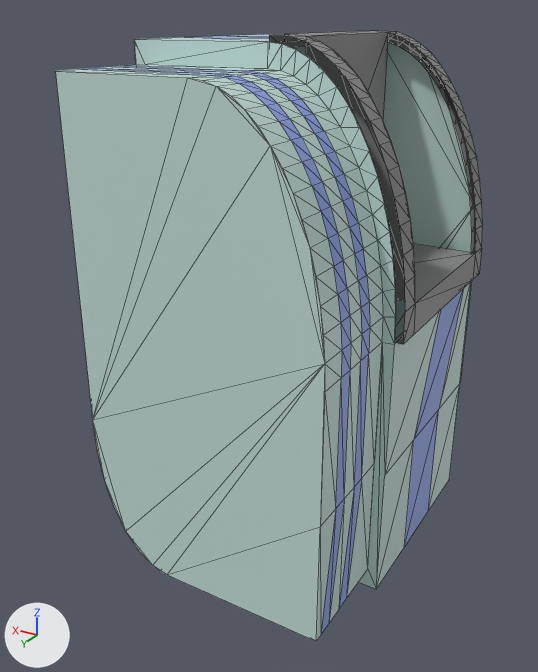
What one commit did to the glTF model static/models/konyaGencKart/3D_Ekran_Bina.glb.
Both versions are drawn from a 50 mm camera at (-6.09, 8.3, 5.1) aimed at (0.2, -2.2, -0.15). Arrows for +X, +Y and +Z are at lower left; the lights stay in place. Mesh edges are drawn as thin lines. Where no turn or scale is listed for an object, it has been applied to the vertices.

Names of what the first picture shows: '8B8B8BFF', '90A6E7FF', 'C5DFD9FF'.
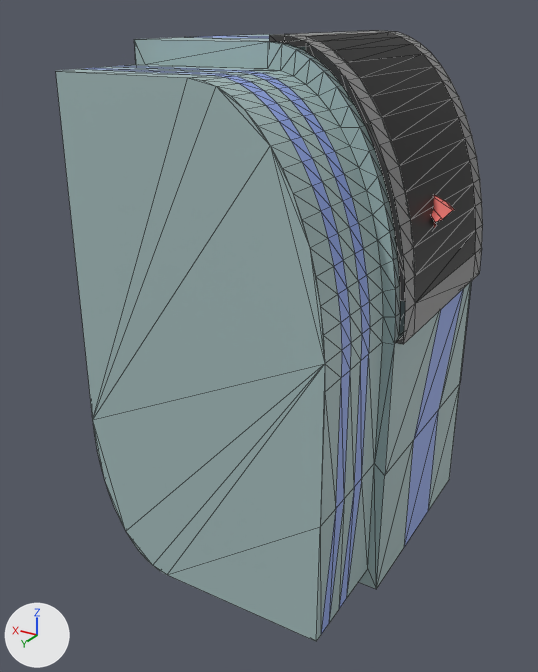
The newer file is also rescaled (x0.75), turned or shifted as a whole; pictures and numbers use the older file's frame.

The change, as a diff of the scene's bpy script:
```diff
--- a/static/models/konyaGencKart/3D_Ekran_Bina.glb.py
+++ b/static/models/konyaGencKart/3D_Ekran_Bina.glb.py
@@ mat_material_001 @@
 mat_material_001 = principled_material('Material.001')
-mat_material_001.base_color = (0.558, 0.738, 0.694)  # light grey #c5dfd9
+mat_material_001.base_color = (0.369, 0.498, 0.498)  # grey #a4bbbb
@@ mat_material_004 @@
+mat_material_004 = principled_material('Material.004')
+mat_material_004.base_color = (1.0, 0.226, 0.2)  # red #ff837c
@@ mat_material @@
+mat_material = principled_material('Material')
+mat_material.base_color = (0.0, 0.0, 0.0)  # black #000000
@@ me_plane @@
+me_plane.from_pydata(...)  # 20 vertices, 36 faces; spans x -0.572..0.341, y -0.23..0.233, z -0.537..0.263
+me_plane.materials.append(mat_material_004)  # red #ff837c
@@ me_cube_002 @@
+me_cube_002.from_pydata(...)  # 28 vertices, 26 faces; spans x -2.25..-0.26, y -3.69..-0.61, z 0.32..4.1
+me_cube_002.materials.append(mat_material)  # black #000000
@@ ob_e7e7e7ff @@
+ob_e7e7e7ff = bpy.data.objects.new('E7E7E7FF', me_plane)
+ob_e7e7e7ff.location = (-2.09, -3.08, 2.39)
@@ ob_8b8b8bff_001 @@
+ob_8b8b8bff_001 = bpy.data.objects.new('8B8B8BFF.001', me_cube_002)
+ob_8b8b8bff_001.location = (-0.25, -1.45, 0.72)
```

Location of each change, (x1, y1, x2, y2) in pixels of the pictures (538 x 672 px):
'C5DFD9FF', recoloured
    both: (56, 34, 472, 641)
'8B8B8BFF.001', added (black)
    after: (308, 32, 476, 303)
'E7E7E7FF', added
    after: (431, 195, 454, 228)
